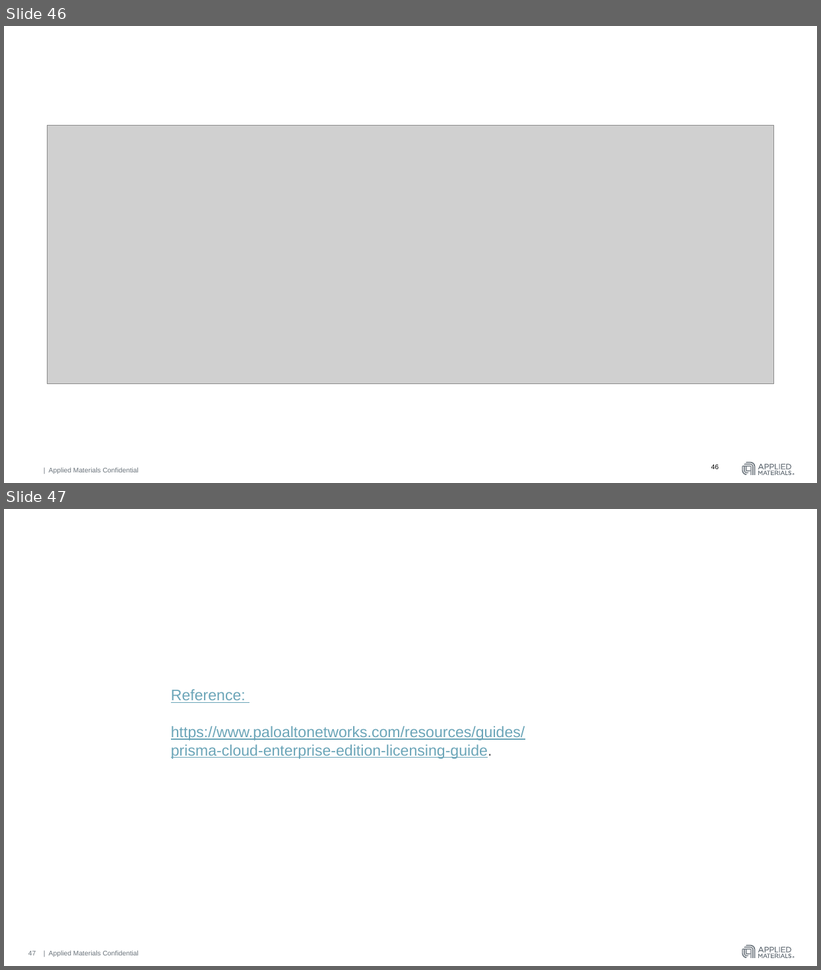
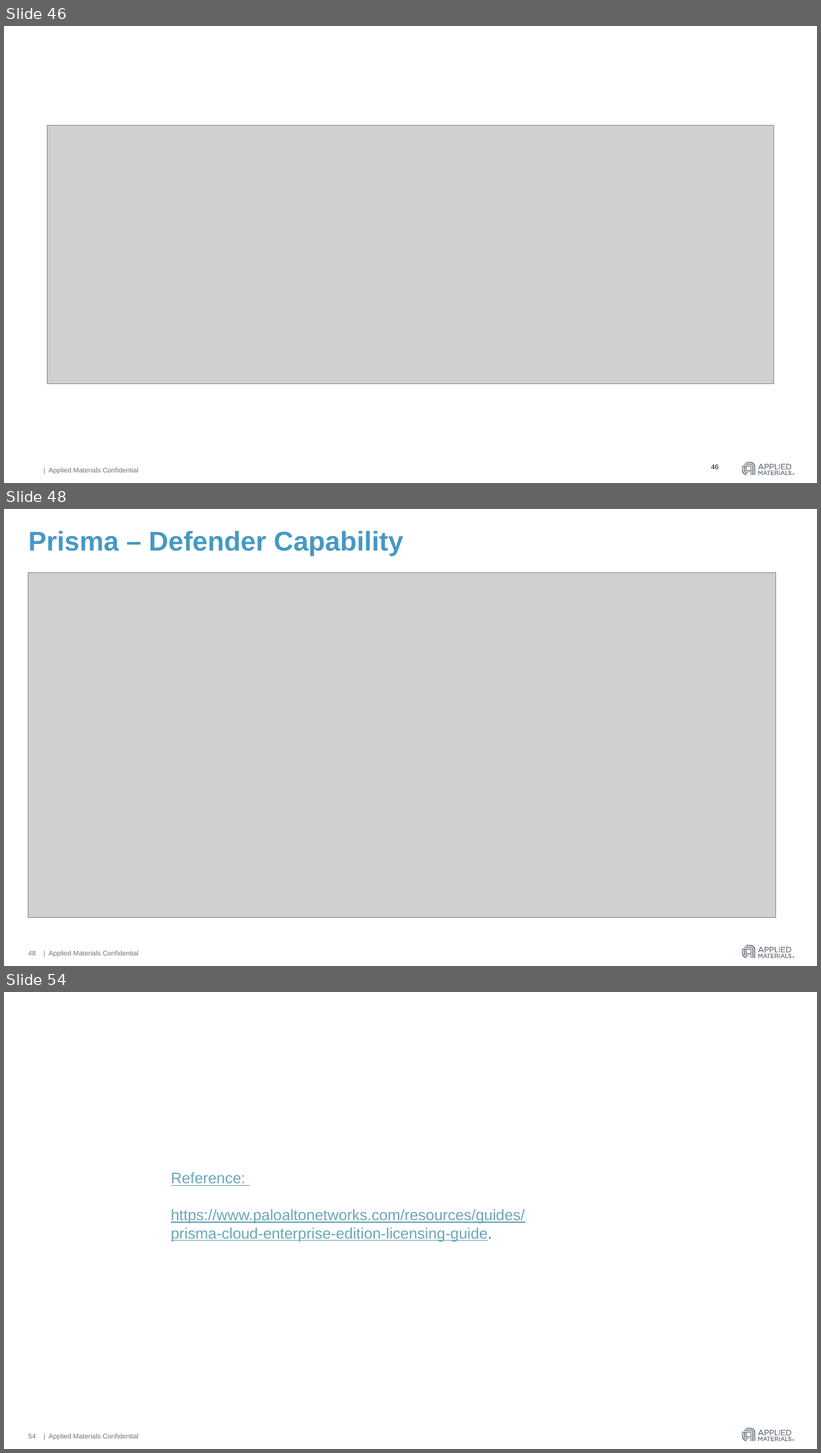
Before and after one commit to hmahajanHM/mytestrepo, a slide deck: AWS Guard Duty & Azure Security Center.pptx. Shown one above the other, each under a label of ours: slides 46 and 47 before the commit, slides 46, 48 and 54 after it; the slides between them are not shown. The pictures are 821x970 and 821x1453 pixels, drawn with LibreOffice and Linux fonts; fonts in the diff are those of the drawing; grey boxes stand for pictures. Boxes give left, top, right and bottom in pixels: in the first picture for what was removed or moved away, otherwise in the second. Text is boxed around its words. In the diff, an @@ line names an element or a change of style, - is before the commit and + after.

```diff
--- a/AWS Guard Duty & Azure Security Center.pptx
+++ b/AWS Guard Duty & Azure Security Center.pptx
@@ slide 48 added at <box>4,509,817,966</box>, background #FFFFFF; not listed: 4 template elements that a slide beside it also shows @@
@@ title added at <box>28,531,403,557</box>, 32 pt, text #4599C3, bold @@
+Prisma – Defender Capability
@@ picture added at <box>28,572,776,918</box> @@
@@ page number added at <box>28,951,36,956</box>, 8 pt, text #6A737B @@
+48
@@ what was slide 47 is now slide 54 @@
@@ page number at <box>28,1434,36,1439</box>: text changed @@
-47
+54
```
Also in this commit, not shown: 6 other slides added.
